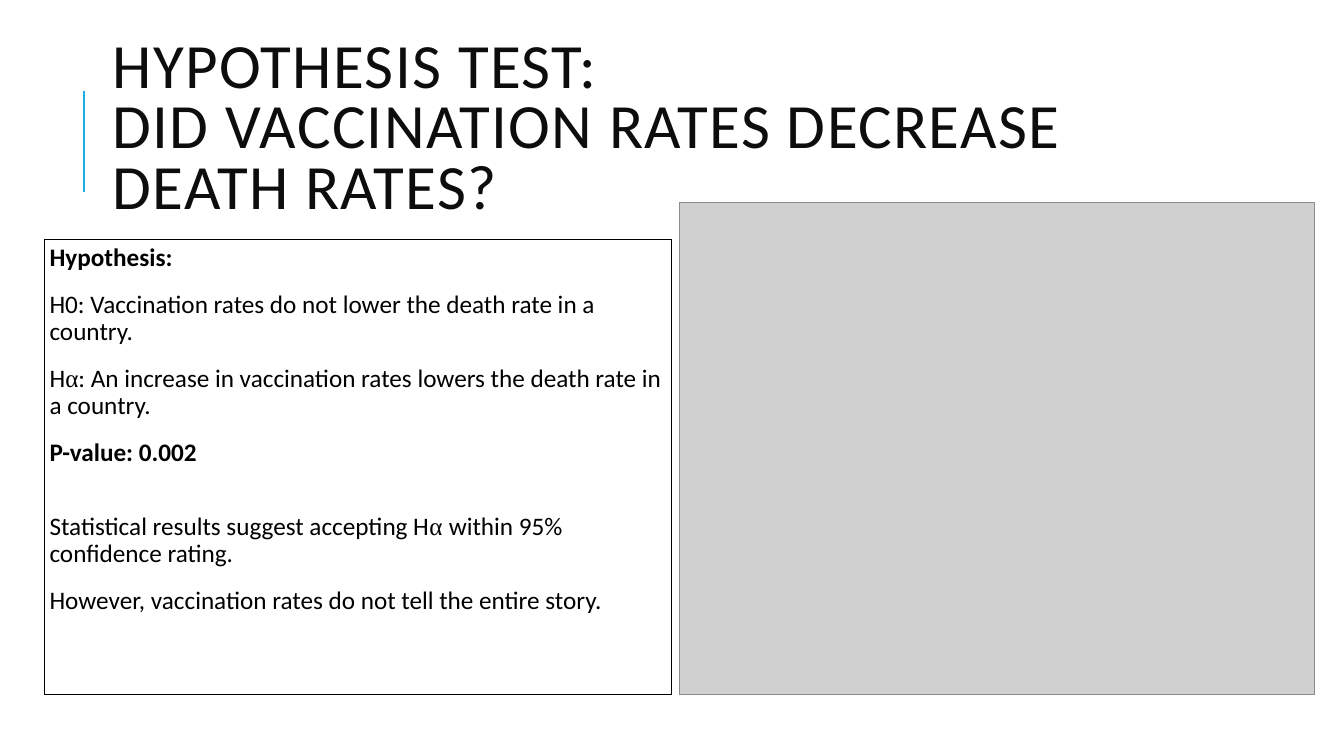
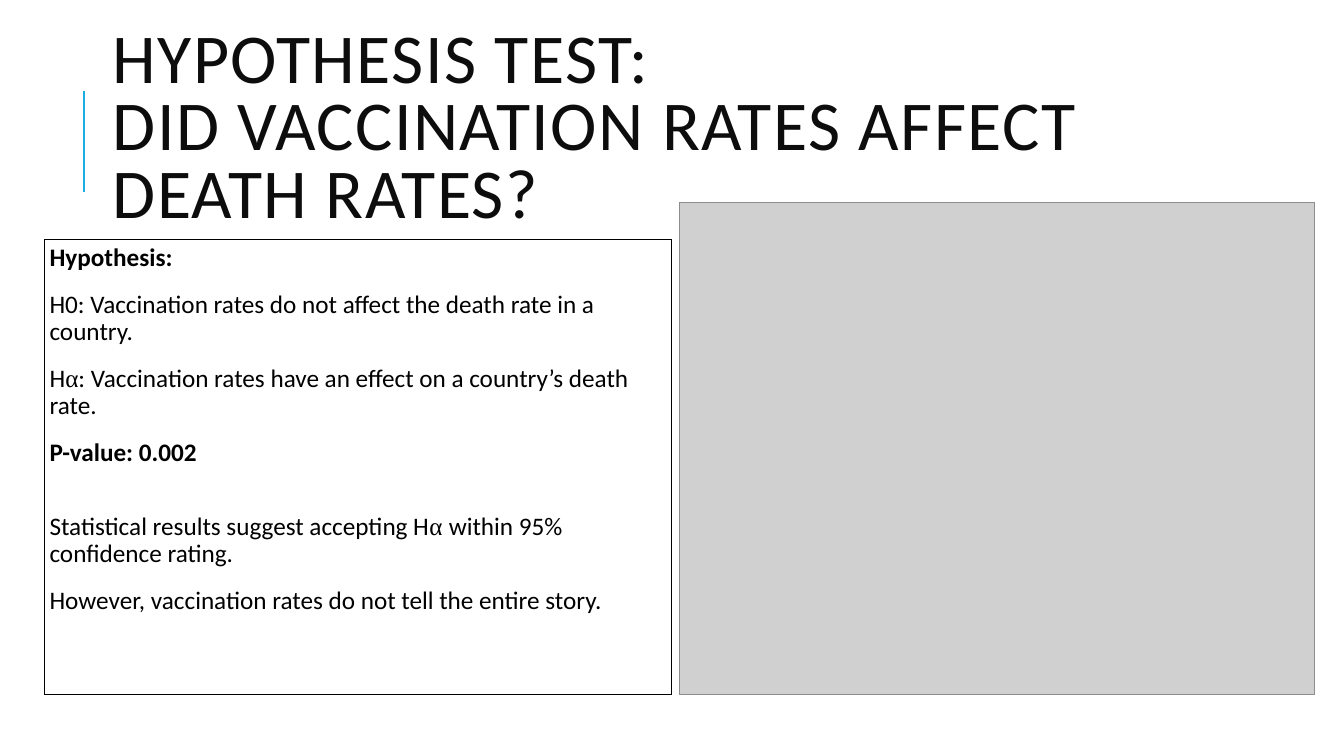
Before and after one commit to tralinde/covid_data_project, a slide deck: slide 8 of ppt/Covid Death Rates.pptx. Drawn at 1344x756 pixels with LibreOffice and Linux fonts; fonts in the diff are those of the drawing; grey boxes stand for pictures. Boxes give left, top, right and bottom in pixels: in the first picture for what was removed or moved away, otherwise in the second. Text is boxed around its words. In the diff, an @@ line names an element or a change of style, - is before the commit and + after.

```diff
--- a/ppt/Covid Death Rates.pptx
+++ b/ppt/Covid Death Rates.pptx
@@ title at <box>113,37,1076,219</box>: text changed; size 45 to 50 pt @@
-HYPOTHESIS TEST:
-DID VACCINATION RATES DECREASE DEATH RATES?
+HYPOTHESIS TEST:
+DID VACCINATION RATES AFFECT DEATH RATES?
@@ text at <box>50,295,628,414</box>: text changed @@
-H0: Vaccination rates do not lower the death rate in a country.
-Hα: An increase in vaccination rates lowers the death rate in a country.
+H0: Vaccination rates do not affect the death rate in a country.
+Hα: Vaccination rates have an effect on a country’s death rate.
```
Also in this commit, not shown: 5 other slides changed.
